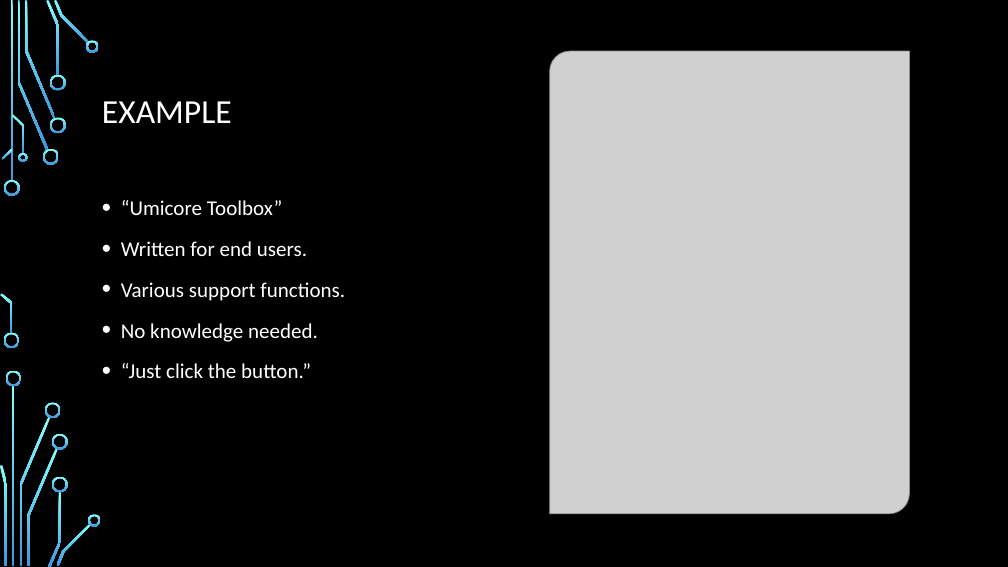
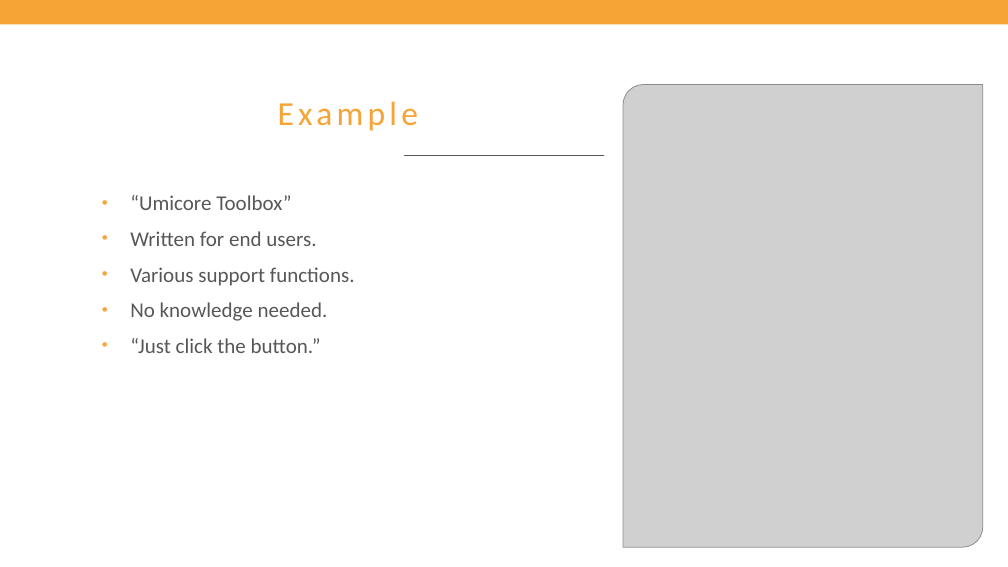
Before and after one commit to Matthias-vdE/Powershell-Course, a slide deck: slide 159 of 2019/Powershell course.pptx. Drawn at 1008x567 pixels with LibreOffice and Linux fonts; fonts in the diff are those of the drawing; grey boxes stand for pictures; background and template pictures are left out. Boxes give left, top, right and bottom in pixels: in the first picture for what was removed or moved away, otherwise in the second. Text is boxed around its words. In the diff, an @@ line names an element or a change of style, - is before the commit and + after.

Commit message:
Applied Axxes style

```diff
--- a/2019/Powershell course.pptx
+++ b/2019/Powershell course.pptx
@@ background picture (left out) to #FFFFFF @@
@@ rectangle removed at bbox=[0, 0, 1008, 567] @@
@@ rectangle added at bbox=[0, 0, 1008, 24], fill #F7A436 @@
@@ picture: place and size @@
-picture at bbox=[550, 51, 910, 514]
+picture at bbox=[623, 85, 983, 547]
@@ title at bbox=[278, 101, 418, 131]: text changed; text colour #FFFFFF to #F7A436 @@
-EXAMPLE
+Example
@@ line added from (405, 156) to (604, 156), #575756 0.75 pt @@
@@ text "“Umicore Toolbox”" at bbox=[130, 195, 355, 353]: text colour #FFFFFF to #575756; indent changed; line spacing 1.2 to 1 @@
@@ group removed at bbox=[0, 0, 101, 567]: 24 freeform shapes, 2 rectangles @@
@@ group removed at bbox=[0, 0, 994, 567]: 14 freeform shapes, 3 rectangles @@
```
Also in this commit, not shown: 169 other slides changed.
